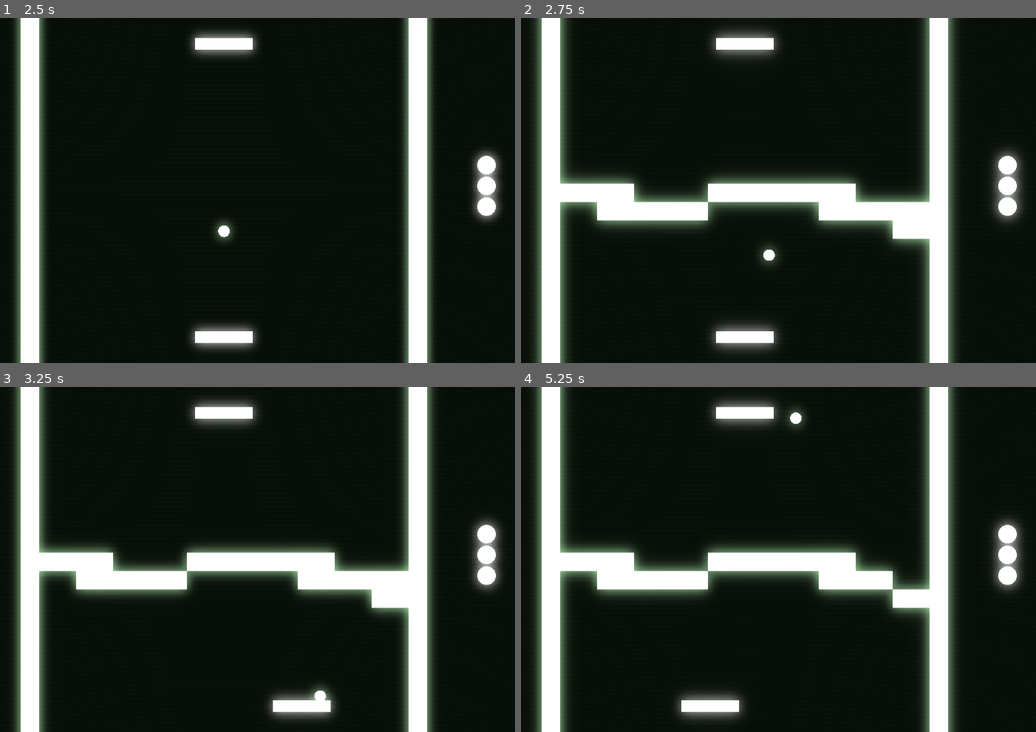
Above: before the commit, frames 1-4 (two rows, left to right).
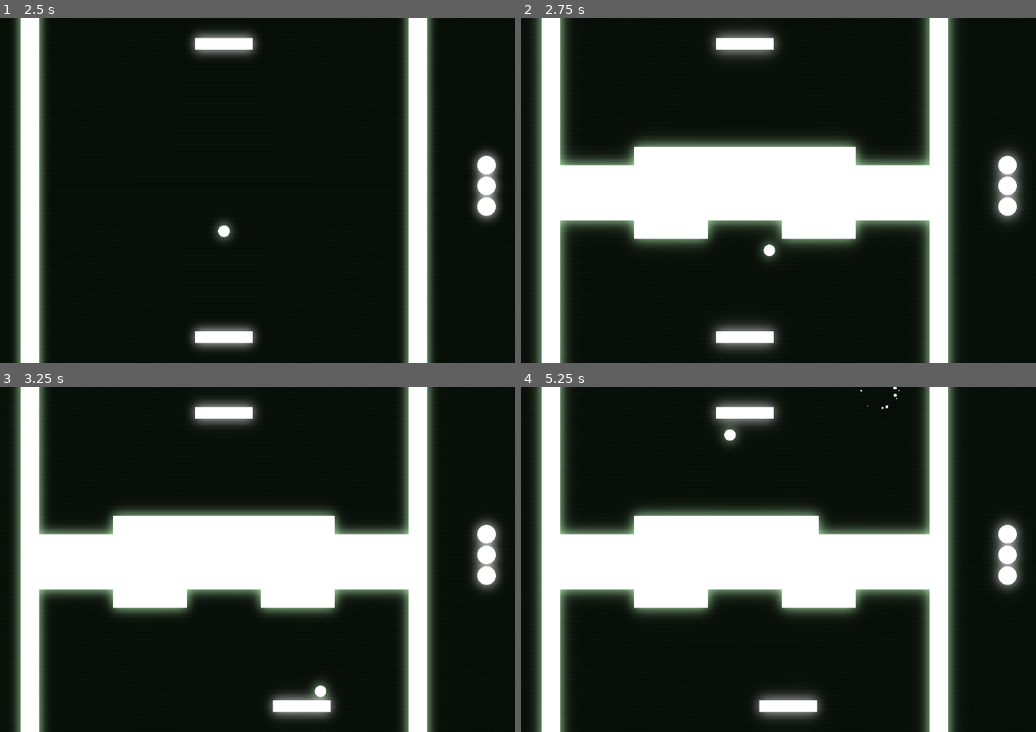
Above: after the commit, the same moments.

Repository: LDiazN/portal_breaker
Game: Godot game, scene res://Menu/Main_Menu.tscn
Same seed, same stepped clock (60 frames per second), same inputs: the game is played once before the commit and once after it. Before the commit the project has no main scene; this scene is started directly in both runs.
Inputs (mouse positions are in pixels of both pictures, inside the frame that each line leads up to):
- Up to frame 1 (2.5 s): click "Play" at 0.5 s; tap Enter (shoot_ball) at 1.25, 1.35, 2, 2.1 s; move the mouse to (355, 173) at 1.27 s; hold D (b_racket_right) 1.28-2.03 s; move the mouse to (108, 207) at 2.02 s; hold Down (ui_down) from 2.03 s (still down)
- Up to frame 2 (2.75 s): keep holding Down (ui_down)
- Up to frame 3 (3.25 s): move the mouse to (283, 483) at 2.77 s; release Down (ui_down) at 2.78 s; hold D (b_racket_right) from 2.78 s (still down); tap Enter (shoot_ball) at 2.85 s
- Up to frame 4 (5.25 s): move the mouse to (716, 628) at 3.52 s; release D (b_racket_right) at 3.53 s; hold Up (ui_up) 3.53-4.28 s; tap Enter (shoot_ball) at 3.6, 4.35, 5.1 s; move the mouse to (922, 611) at 4.27 s; hold A (b_racket_left) from 4.28 s (still down); move the mouse to (567, 507) at 5.02 s

Frame 1 is identical in both runs. In frame 2, 15% of the frame differs, in the area x 7-80%, y 34-72%; in frame 3, 15%; in frame 4, 17%, in the area x 7-80%, y 0-97%.
Error before the commit: Trying to assign value of type 'Control' to a variable of type 'Label'. (res://Playable_Scenes/UI.gd:13)
Error after the commit: Trying to assign value of type 'Control' to a variable of type 'Label'. (res://Playable_Scenes/UI.gd:17)

Commit message:
Almost ready, finished UI

Diff:
--- a/portal_brick/Menu/UI.tscn
+++ b/portal_brick/Menu/UI.tscn
@@ -82,6 +82,17 @@
 Press \"Esc\" to Quit."
 align = 1
 
+[node name="YouWin" type="Label" parent="VBoxContainer/HBoxContainer/CenterContainer2/CenterContainer"]
+visible = false
+modulate = Color( 0.764706, 1, 0.760784, 1 )
+margin_left = 120.0
+margin_top = 36.0
+margin_right = 248.0
+margin_bottom = 69.0
+custom_fonts/font = SubResource( 2 )
+text = "You Win."
+align = 1
+
 [node name="lifes" type="Control" parent="VBoxContainer/HBoxContainer"]
 margin_left = 767.0
 margin_right = 767.0
--- a/portal_brick/Playable_Scenes/PlayScene.tscn
+++ b/portal_brick/Playable_Scenes/PlayScene.tscn
@@ -123,22 +123,23 @@
 [node name="Tiles" parent="." instance=ExtResource( 8 )]
 visible = false
 modulate = Color( 0.764706, 1, 0.760784, 1 )
-tile_data = PoolIntArray( 589827, 0, 0, 589828, 0, 0, 589831, 0, 0, 589832, 0, 0, 589833, 0, 0, 589834, 0, 0, 655364, 0, 0, 655365, 0, 0, 655366, 0, 0, 655370, 0, 0, 655371, 0, 0, 655372, 0, 0, 720908, 0, 0 )
+tile_data = PoolIntArray( 458757, 0, 0, 458758, 0, 0, 458759, 0, 0, 458760, 0, 0, 458761, 0, 0, 458762, 0, 0, 524291, 0, 0, 524292, 0, 0, 524293, 0, 0, 524294, 0, 0, 524295, 0, 0, 524296, 0, 0, 524297, 0, 0, 524298, 0, 0, 524299, 0, 0, 524300, 0, 0, 589827, 0, 0, 589828, 0, 0, 589829, 0, 0, 589830, 0, 0, 589831, 0, 0, 589832, 0, 0, 589833, 0, 0, 589834, 0, 0, 589835, 0, 0, 589836, 0, 0, 655363, 0, 0, 655364, 0, 0, 655365, 0, 0, 655366, 0, 0, 655367, 0, 0, 655368, 0, 0, 655369, 0, 0, 655370, 0, 0, 655371, 0, 0, 655372, 0, 0, 720901, 0, 0, 720902, 0, 0, 720903, 0, 0, 720904, 0, 0, 720905, 0, 0, 720906, 0, 0 )
 
 [node name="Tiles2" parent="." instance=ExtResource( 9 )]
 visible = false
 
 [node name="filter" parent="." instance=ExtResource( 10 )]
 [connection signal="score_updated" from="ScoreManager" to="UI" method="_on_ScoreManager_score_updated"]
+[connection signal="game_over" from="GameManager" to="Tiles" method="_on_GameManager_game_over"]
 [connection signal="game_over" from="GameManager" to="Tiles2" method="_on_GameManager_game_over"]
-[connection signal="game_over" from="GameManager" to="Tiles" method="_on_GameManager_game_over"]
 [connection signal="game_over" from="GameManager" to="UI" method="_on_GameManager_game_over"]
+[connection signal="game_started" from="GameManager" to="Tiles" method="_on_game_started"]
 [connection signal="game_started" from="GameManager" to="Tiles2" method="_on_game_started"]
-[connection signal="game_started" from="GameManager" to="Tiles" method="_on_game_started"]
 [connection signal="game_started" from="GameManager" to="UI" method="_on_GameManager_game_started"]
 [connection signal="update_health" from="GameManager" to="UI" method="_on_update_health"]
+[connection signal="win" from="GameManager" to="UI" method="_on_GameManager_win"]
+[connection signal="brick_found" from="Ball" to="Tiles" method="_on_Ball_brick_found"]
 [connection signal="brick_found" from="Ball" to="Tiles2" method="_on_Ball_brick_found"]
-[connection signal="brick_found" from="Ball" to="Tiles" method="_on_Ball_brick_found"]
 
 [editable path="Ball"]
 
--- a/portal_brick/Playable_Scenes/UI.gd
+++ b/portal_brick/Playable_Scenes/UI.gd
@@ -7,12 +7,14 @@
 onready var Score = $"VBoxContainer/HBoxContainer/Score"
 #Instruction label
 onready var Instruction : Label = $"VBoxContainer/HBoxContainer/CenterContainer2/CenterContainer/Instructions"
+# loose message
+onready var loose : Label = $"VBoxContainer/HBoxContainer/CenterContainer2/CenterContainer/You Lose"
+# Win message:
+onready var win : Label = $"VBoxContainer/HBoxContainer/CenterContainer2/CenterContainer/YouWin"
 #GameManager object:
 onready var GameManager : Node = $"../GameManager"
 #Life Counter
 onready var lifes : Label = $"VBoxContainer/HBoxContainer/lifes"
-# loose message
-onready var loose : Label = $"VBoxContainer/HBoxContainer/CenterContainer2/CenterContainer/You Lose"
 
 func _on_GameManager_game_started():
 	Instruction.hide()
@@ -32,3 +34,8 @@
 func _on_GameManager_game_over():
 	loose.show()
 	pass # Replace with function body.
+
+
+func _on_GameManager_win():
+	win.show()
+	pass # Replace with function body.
--- a/portal_brick/project.godot
+++ b/portal_brick/project.godot
@@ -16,6 +16,7 @@
 [application]
 
 config/name="portal_brick"
+run/main_scene="res://Menu/Main_Menu.tscn"
 config/icon="res://icon.png"
 
 [input]
